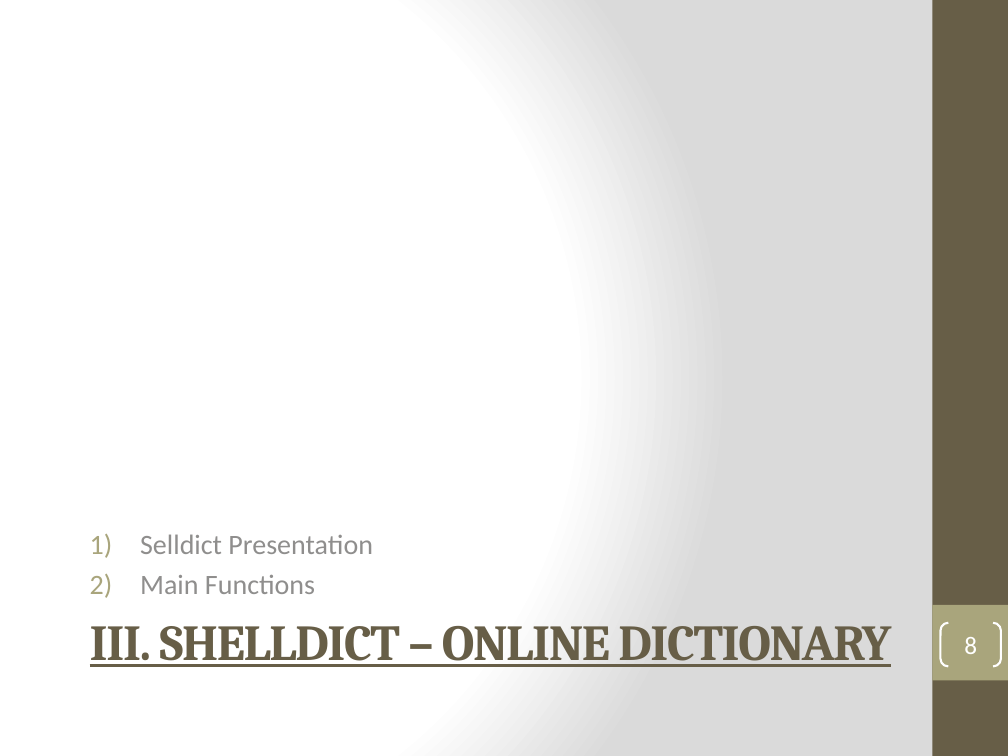
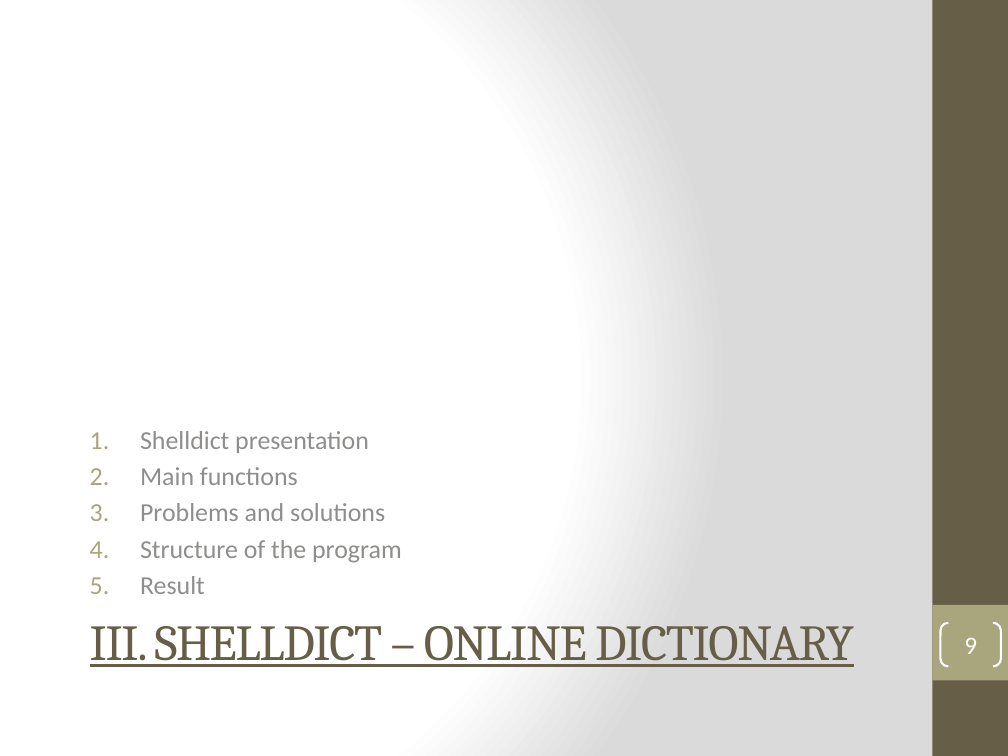
Before and after one commit to kiago/isepse2014, a slide deck: slide 9 of projects/dictionary/Project_Presentation.pptx (slide 8 before the commit). Drawn at 1008x756 pixels with LibreOffice and Linux fonts; fonts in the diff are those of the drawing. Boxes give left, top, right and bottom in pixels: in the first picture for what was removed or moved away, otherwise in the second. Text is boxed around its words. In the diff, an @@ line names an element or a change of style, - is before the commit and + after.

```diff
--- a/projects/dictionary/Project_Presentation.pptx
+++ b/projects/dictionary/Project_Presentation.pptx
@@ text at <box>140,431,402,594</box>: text changed; size 20 to 18.5 pt @@
-1) Selldict Presentation
-2) Main Functions
+1. Shelldict presentation
+2. Main functions
+3. Problems and solutions
+4. Structure of the program
+5. Result
@@ title "III. SHELLDICT – ONLINE DICTIONARY" at <box>90,626,854,667</box>: bold off @@
@@ page number at <box>964,638,977,654</box>: text changed @@
-8
+9
```
Also in this commit, not shown: 10 other slides changed, 6 slides added.
